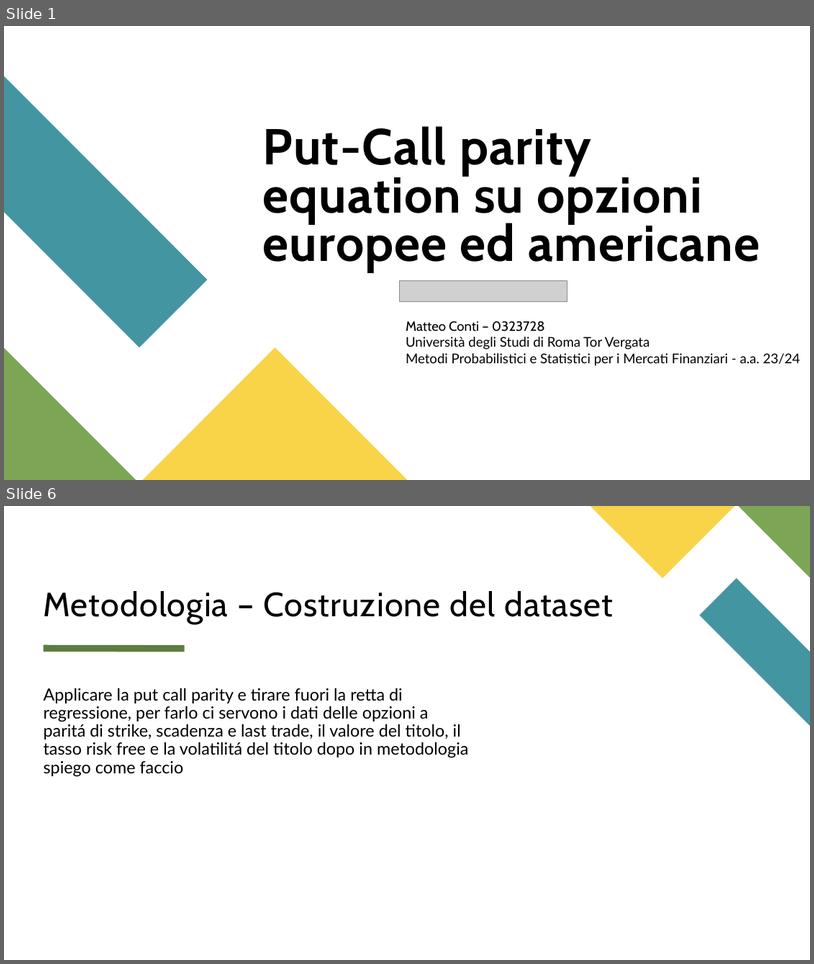
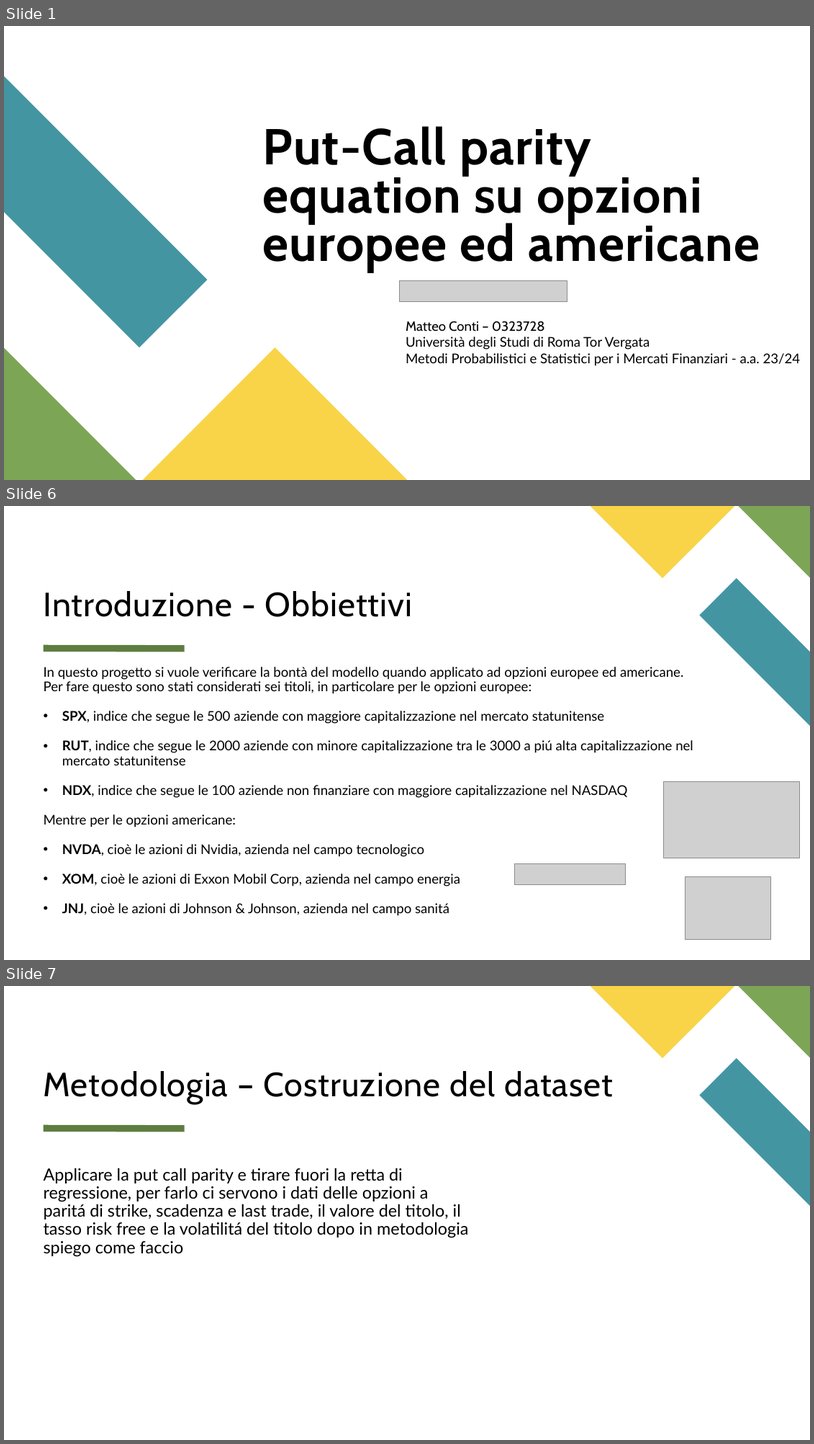
Before and after one commit to matteo-conti-97/MPSMF_Project, a slide deck: presentazione.pptx. Shown one above the other, each under a label of ours: slides 1 and 6 before the commit, slides 1, 6 and 7 after it; the slides between them are not shown. The pictures are 814x964 and 814x1444 pixels, drawn with LibreOffice and Linux fonts; fonts in the diff are those of the drawing; grey boxes stand for pictures. Boxes give left, top, right and bottom in pixels: in the first picture for what was removed or moved away, otherwise in the second. Text is boxed around its words. In the diff, an @@ line names an element or a change of style, - is before the commit and + after.

```diff
--- a/presentazione.pptx
+++ b/presentazione.pptx
@@ slide 6 added at (4,506,810,960), background #FFFFFF; not listed: 4 template elements that a slide beside it also shows @@
@@ title added at (44,591,412,617), 40 pt, text #000000 @@
+Introduzione - Obbiettivi
@@ text added at (44,667,694,886), 16 pt, text #000000 @@
+In questo progetto si vuole verificare la bontà del modello quando applicato ad opzioni europee ed americane. Per fare questo sono stati considerati sei titoli, in particolare per le opzioni europee:
+• SPX, indice che segue le 500 aziende con maggiore capitalizzazione nel mercato statunitense
+• RUT, indice che segue le 2000 aziende con minore capitalizzazione tra le 3000 a piú alta capitalizzazione nel mercato statunitense
+• NDX, indice che segue le 100 aziende non finanziare con maggiore capitalizzazione nel NASDAQ
+Mentre per le opzioni americane:
+• NVDA, cioè le azioni di Nvidia, azienda nel campo tecnologico
+• XOM, cioè le azioni di Exxon Mobil Corp, azienda nel campo energia
+• JNJ, cioè le azioni di Johnson & Johnson, azienda nel campo sanitá
@@ picture added at (664,782,800,858) @@
@@ picture added at (515,864,626,885) @@
@@ picture added at (686,877,771,939) @@
@@ what was slide 6 is now slide 7 @@
```
Also in this commit, not shown: 3 slides changed, 1 other slide added, 1 slide removed.
